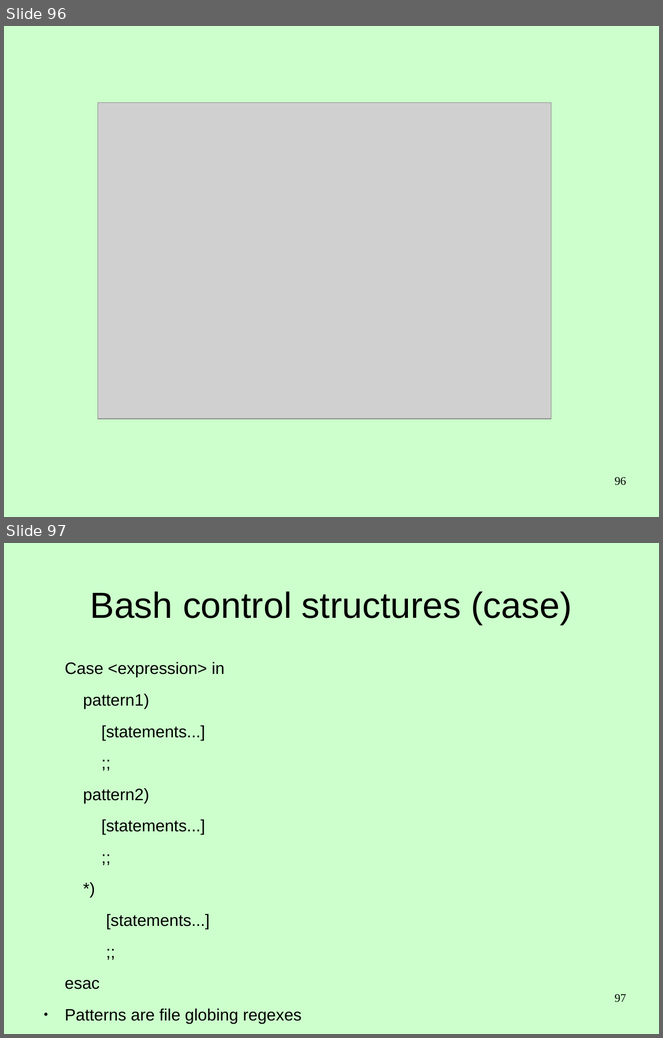
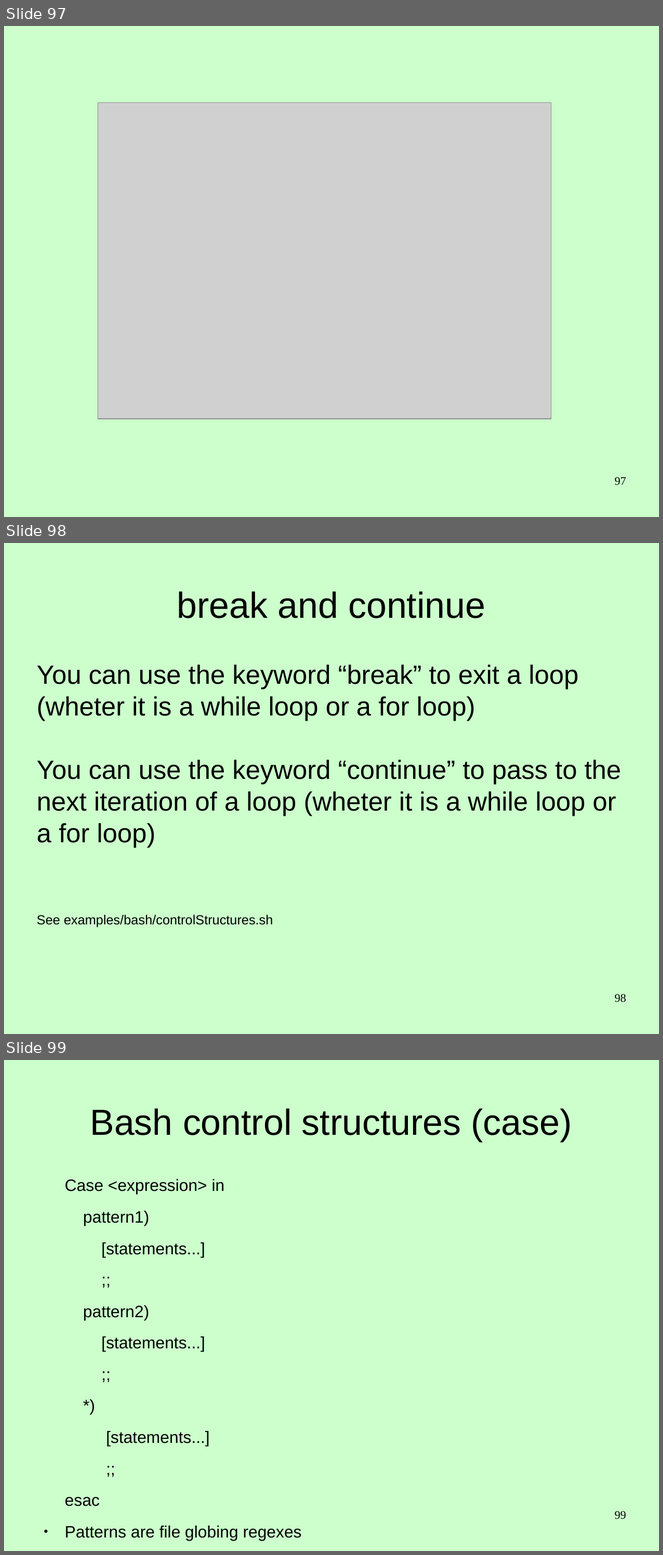
Before and after one commit to Clibre/An-introduction-to-bash, a slide deck: presentation/presentation.odp. Shown one above the other, each under a label of ours: slides 96 and 97 before the commit, slides 97, 98 and 99 after it. The pictures are 663x1038 and 663x1555 pixels, drawn with LibreOffice and Linux fonts; fonts in the diff are those of the drawing; grey boxes stand for pictures. Boxes give left, top, right and bottom in pixels: in the first picture for what was removed or moved away, otherwise in the second. Text is boxed around its words. In the diff, an @@ line names an element or a change of style, - is before the commit and + after.

Commit message:
ajout des array et quelques détails concernant les script bash

```diff
--- a/presentation/presentation.odp
+++ b/presentation/presentation.odp
@@ slide 98 added at [4, 543, 659, 1034], background #CCFFCC @@
@@ title added at [177, 591, 486, 618], 44 pt, text #000000 @@
+break and continue
@@ subtitle added at [37, 665, 622, 927], 32 pt, text #000000 @@
+You can use the keyword “break” to exit a loop (wheter it is a while loop or a for loop)
+You can use the keyword “continue” to pass to the next iteration of a loop (wheter it is a while loop or a for loop)
+See examples/bash/controlStructures.sh
@@ page number added at [615, 994, 626, 1003], 14 pt, text #000000 @@
+98
@@ what was slide 96 is now slide 97 @@
@@ page number at [615, 477, 626, 486]: text changed @@
-96
+97
@@ what was slide 97 is now slide 99 @@
@@ page number at [615, 1511, 626, 1520]: text changed @@
-97
+99
```
Also in this commit, not shown: 5 slides changed, 2 other slides added, 1 slide removed, 5 other files.
